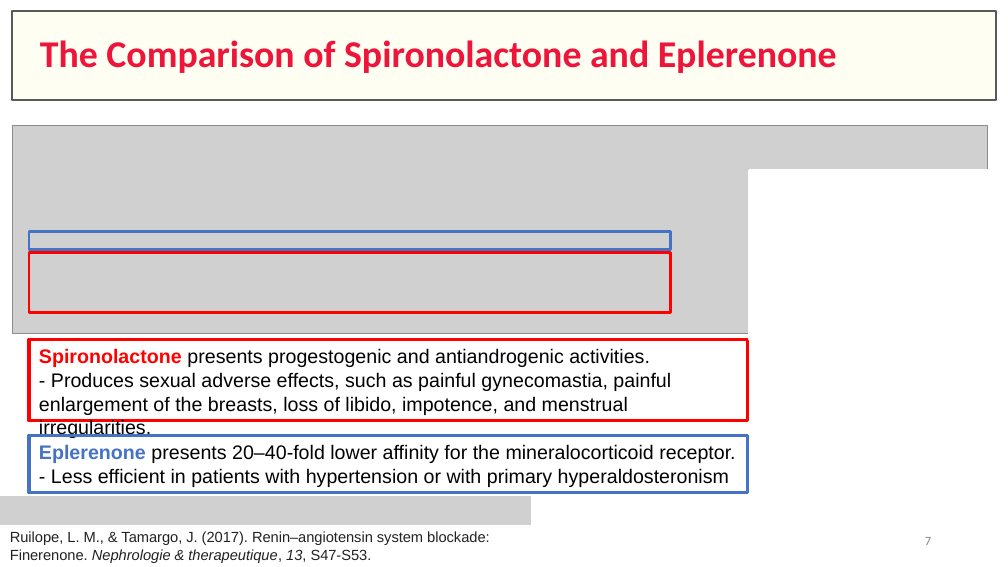
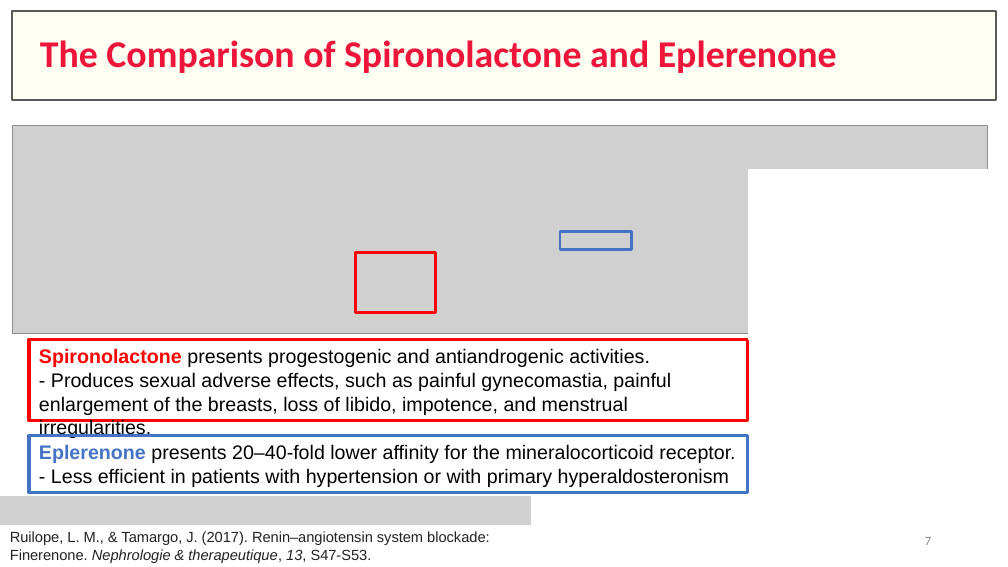
Before and after one commit to IandRover/IandRover.github.io, a slide deck: slide 7 of data/misc/2021/nycu_clerk/20211220 Cardiovascular Events with Finerenone in Kidney Disease and Type 2 Diabetes.pptx. Drawn at 1008x567 pixels with LibreOffice and Linux fonts; fonts in the diff are those of the drawing; grey boxes stand for pictures. Boxes give left, top, right and bottom in pixels: in the first picture for what was removed or moved away, otherwise in the second. Text is boxed around its words. In the diff, an @@ line names an element or a change of style, - is before the commit and + after.

```diff
--- a/data/misc/2021/nycu_clerk/20211220 Cardiovascular Events with Finerenone in Kidney Disease and Type 2 Diabetes.pptx
+++ b/data/misc/2021/nycu_clerk/20211220 Cardiovascular Events with Finerenone in Kidney Disease and Type 2 Diabetes.pptx
@@ rectangle: place and size @@
-rectangle at bbox=[29, 232, 671, 250]
+rectangle at bbox=[560, 232, 632, 250]
@@ rectangle: place and size @@
-rectangle at bbox=[29, 252, 671, 312]
+rectangle at bbox=[356, 252, 436, 312]
```
Also in this commit, not shown: 2 other slides changed, 1 other file.
